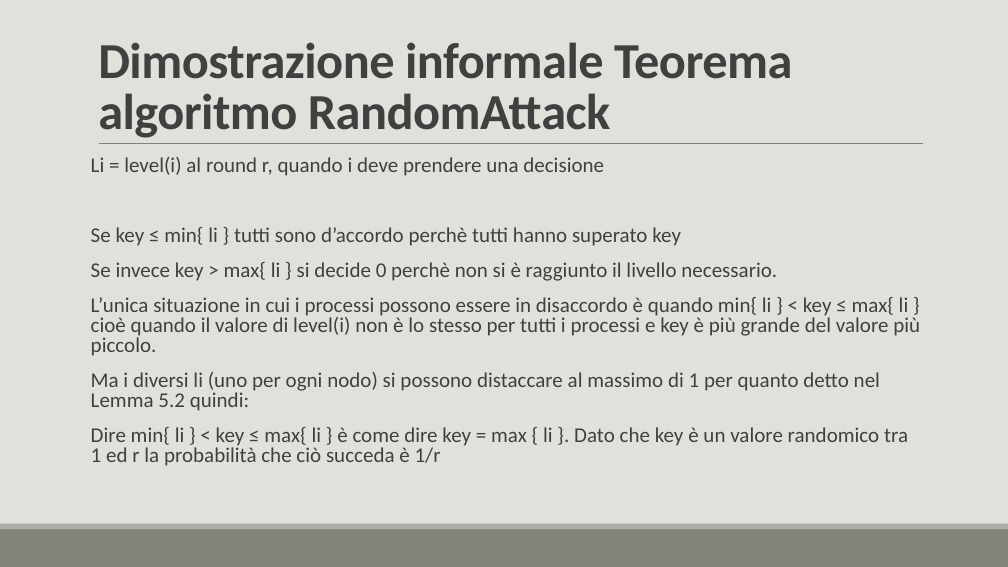
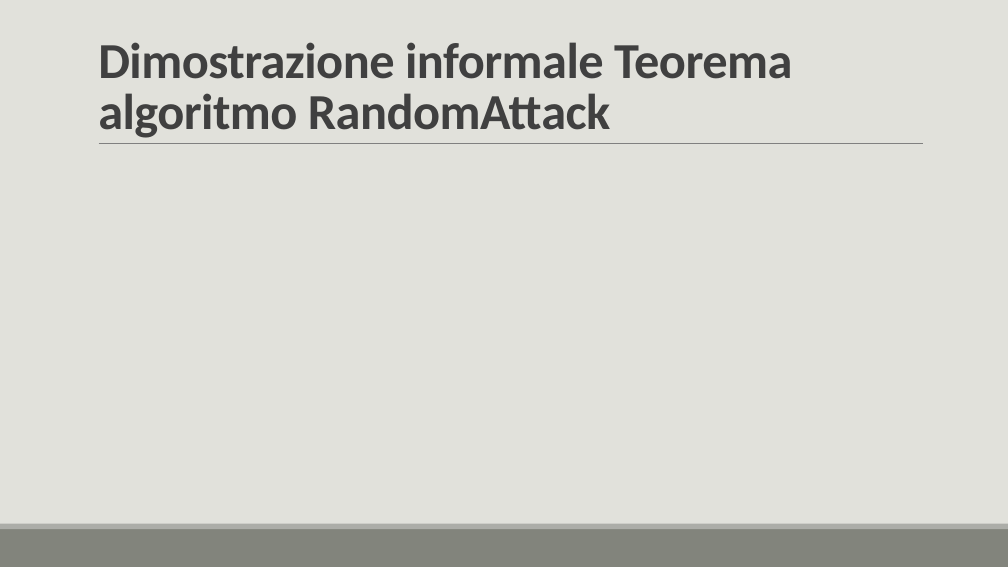
Before and after one commit to lory9894University/mcad, a slide deck: slide 32 of Prensentazione_V2.pptx (slide 33 before the commit). Drawn at 1008x567 pixels with LibreOffice and Linux fonts; fonts in the diff are those of the drawing; grey boxes stand for pictures. Boxes give left, top, right and bottom in pixels: in the first picture for what was removed or moved away, otherwise in the second. Text is boxed around its words. In the diff, an @@ line names an element or a change of style, - is before the commit and + after.

Commit message:
modifica attacco randomizzato + questionario

```diff
--- a/Prensentazione_V2.pptx
+++ b/Prensentazione_V2.pptx
@@ text removed at bbox=[91, 157, 920, 466] @@
-Li = level(i) al round r, quando i deve prendere una decisione
-Se key ≤ min{ li } tutti sono d’accordo perchè tutti hanno superato key
-Se invece key > max{ li } si decide 0 perchè non si è raggiunto il livello necessario.
-L’unica situazione in cui i processi possono essere in disaccordo è quando min{ li } < key ≤ max{ li } cioè quando il valore di level(i) non è lo stesso per tutti i processi e key è più grande del valore più piccolo.
-Ma i diversi li (uno per ogni nodo) si possono distaccare al massimo di 1 per quanto detto nel Lemma 5.2 quindi:
-Dire min{ li } < key ≤ max{ li } è come dire key = max { li }. Dato che key è un valore randomico tra 1 ed r la probabilità che ciò succeda è 1/r
```
Also in this commit, not shown: 8 other slides changed, 1 slide removed, 1 other file.
